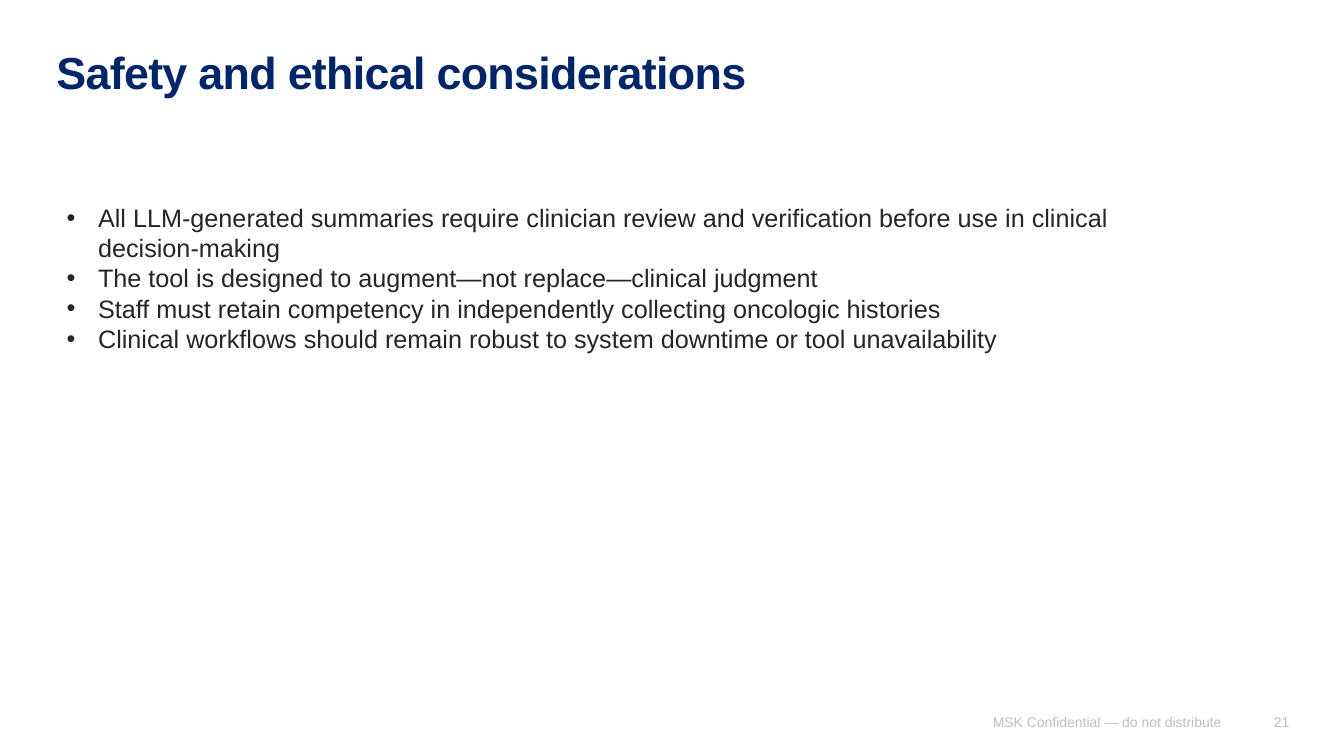
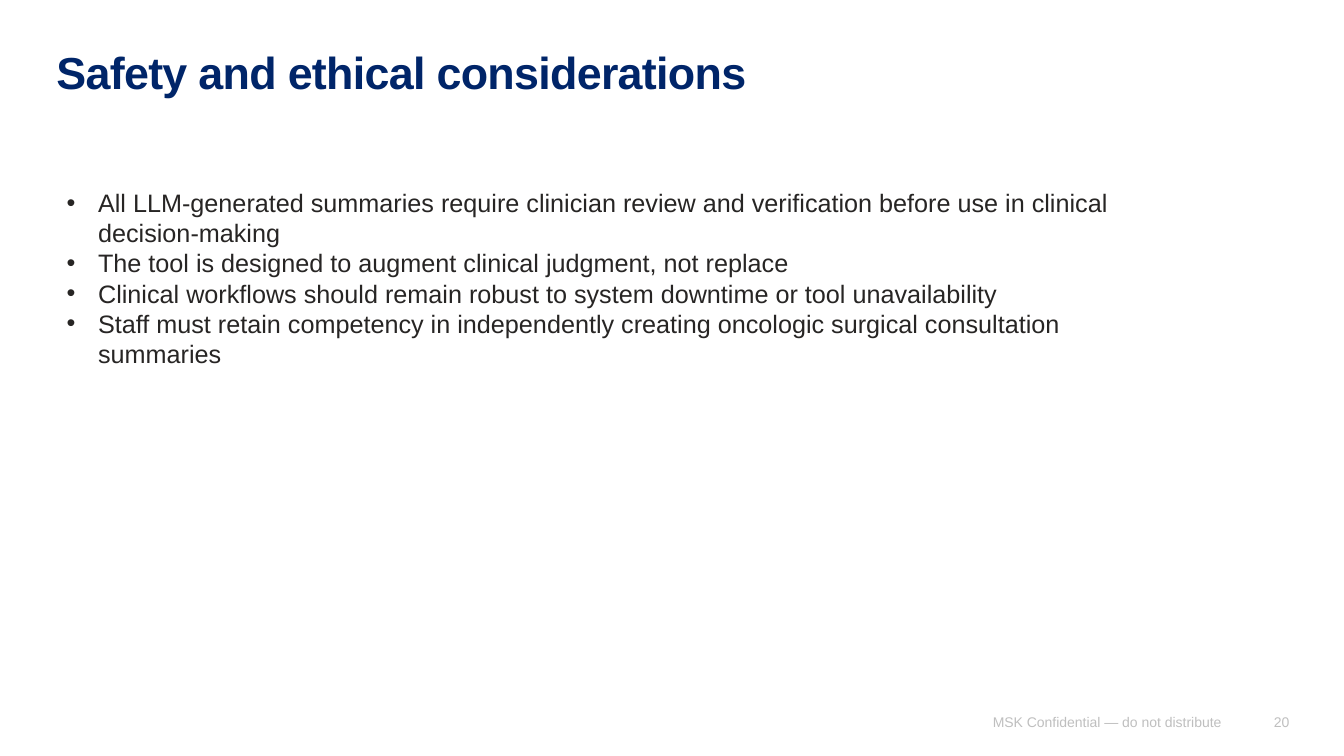
Before and after one commit to Robertjam954/llm_summarization_br_ca, a slide deck: slide 20 of conferences/cornell_spring_wip/llm_summary_validation_presentation.pptx (slide 21 before the commit). Drawn at 1344x756 pixels with LibreOffice and Linux fonts; fonts in the diff are those of the drawing. Boxes give left, top, right and bottom in pixels: in the first picture for what was removed or moved away, otherwise in the second. Text is boxed around its words. In the diff, an @@ line names an element or a change of style, - is before the commit and + after.

```diff
--- a/conferences/cornell_spring_wip/llm_summary_validation_presentation.pptx
+++ b/conferences/cornell_spring_wip/llm_summary_validation_presentation.pptx
@@ text "All LLM-generated summaries require clinician ..." moved from (x1=98, y1=208, x2=1108, y2=354) to (x1=98, y1=193, x2=1108, y2=364) @@
@@ text at (x1=98, y1=253, x2=789, y2=278): text changed @@
-• The tool is designed to augment—not replace—clinical judgment
-• Staff must retain competency in independently collecting oncologic histories
+• The tool is designed to augment clinical judgment, not replace
@@ text at (x1=98, y1=314, x2=1059, y2=364): paragraph added @@
+• Staff must retain competency in independently creating oncologic surgical consultation summaries
@@ page number at (x1=1274, y1=717, x2=1290, y2=727): text changed @@
-21
+20
```
Also in this commit, not shown: 14 other slides changed, 2 slides added, 2 slides removed, 5 other files.
